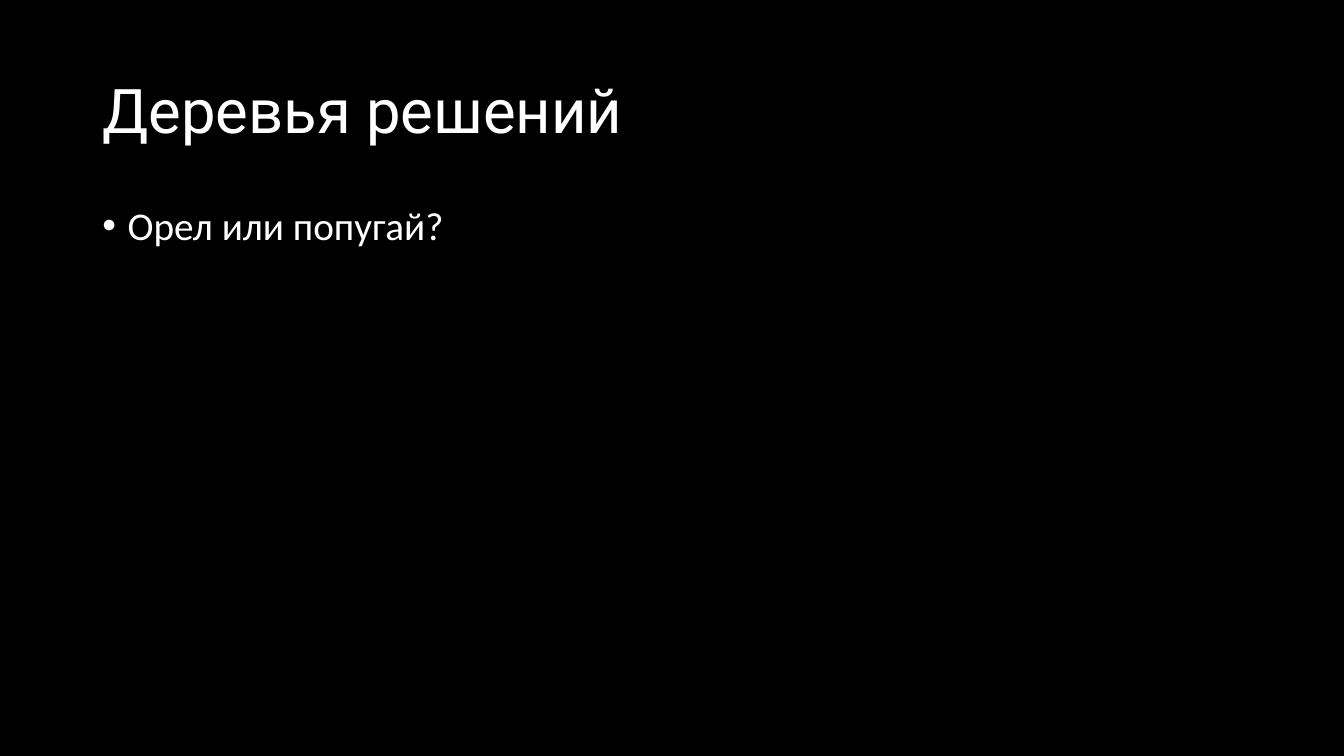
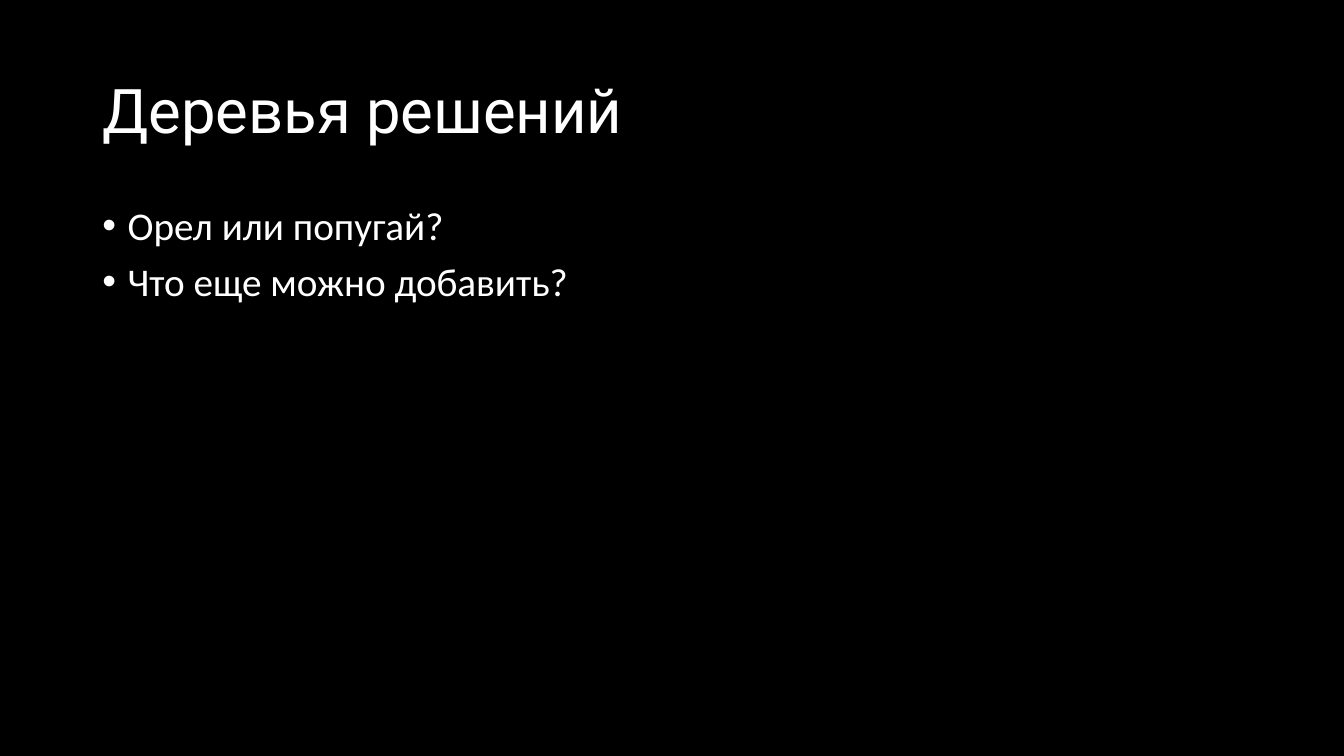
Before and after one commit to tolltech/it-curse, a slide deck: slide 6 of ai_classification/classification.pptx. Drawn at 1344x756 pixels with LibreOffice and Linux fonts; fonts in the diff are those of the drawing. Boxes give left, top, right and bottom in pixels: in the first picture for what was removed or moved away, otherwise in the second. Text is boxed around its words. In the diff, an @@ line names an element or a change of style, - is before the commit and + after.

```diff
--- a/ai_classification/classification.pptx
+++ b/ai_classification/classification.pptx
@@ text at [128,269,568,303]: paragraph added @@
+• Что еще можно добавить?
```
Also in this commit, not shown: 1 other slide changed, 19 slides added, 2 other files.
